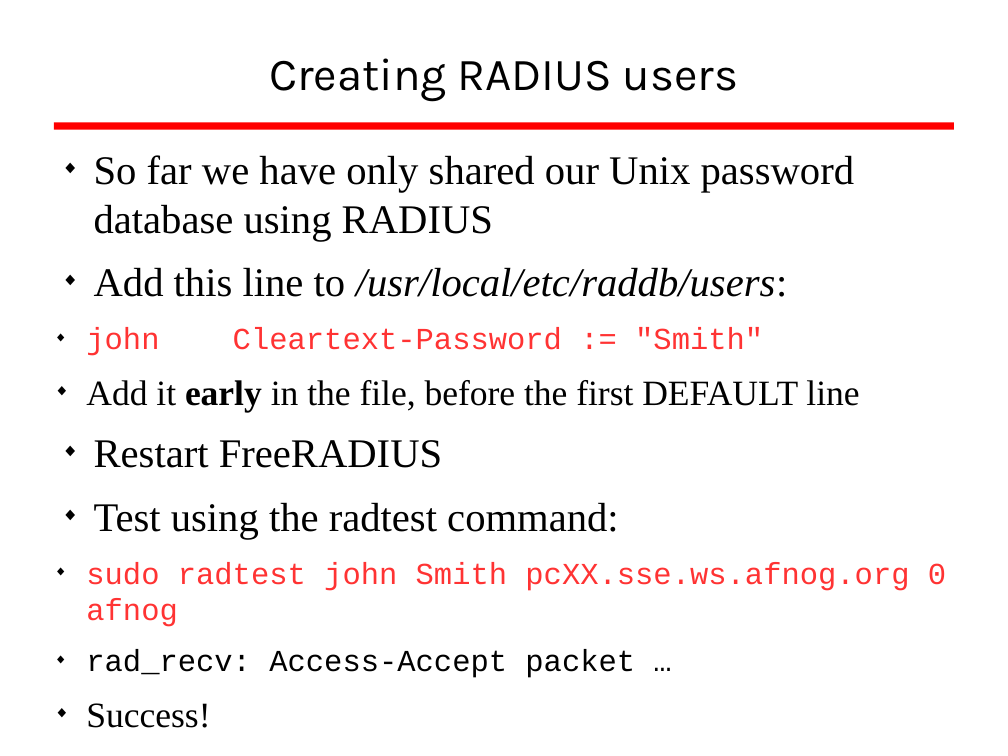
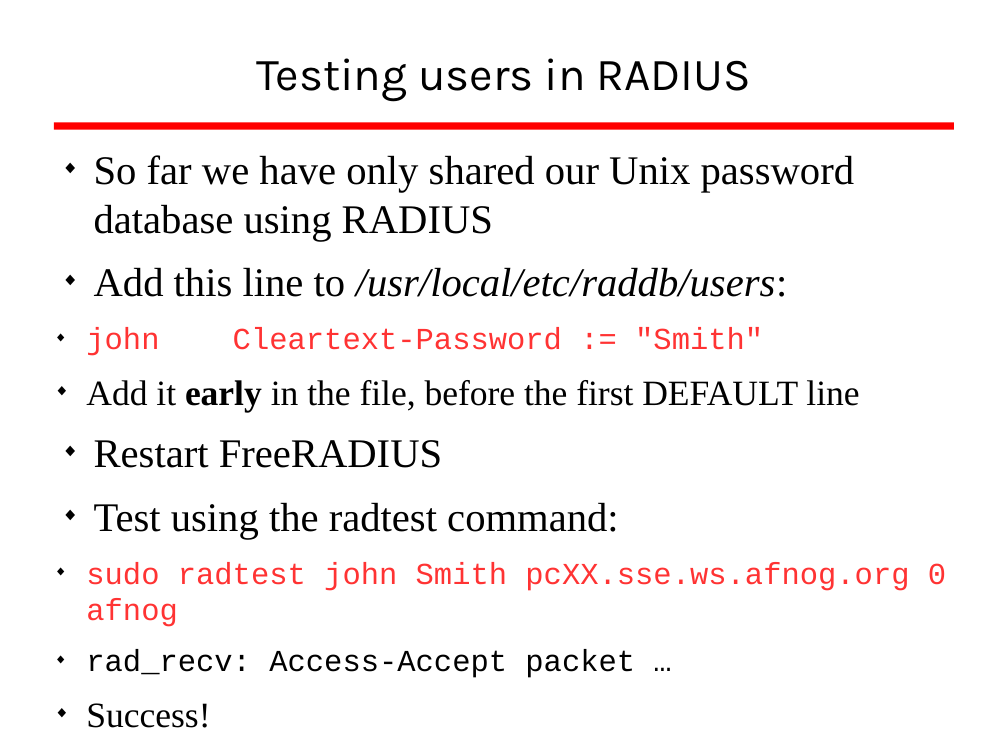
Before and after one commit to afnog/sse, a slide deck: slide 43 of radius/radius_presentation.odp (slide 42 before the commit). Drawn at 1008x756 pixels with LibreOffice and Linux fonts; fonts in the diff are those of the drawing; background and template pictures are left out. Boxes give left, top, right and bottom in pixels: in the first picture for what was removed or moved away, otherwise in the second. Text is boxed around its words. In the diff, an @@ line names an element or a change of style, - is before the commit and + after.

```diff
--- a/radius/radius_presentation.odp
+++ b/radius/radius_presentation.odp
@@ title at (256, 58, 752, 101): text changed @@
-Creating RADIUS users
+Testing users in RADIUS
```
Also in this commit, not shown: 1 other slide changed, 1 slide added, 1 other file.
